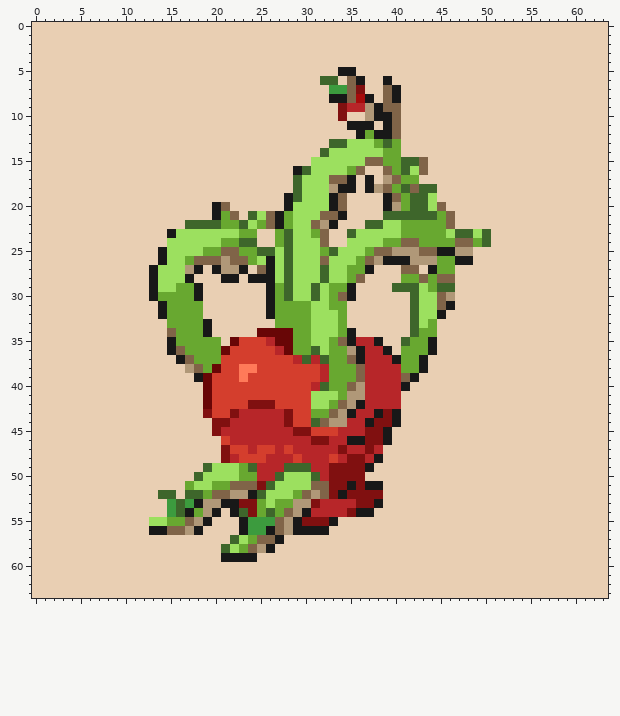
Pixel-art sprite -- graphics/pokemon/hydrapple/back.png. The picture above was drawn from the file before the commit.
The file is 64x64 pixels. Colours within 5 levels of each other are drawn and written as one.
After:
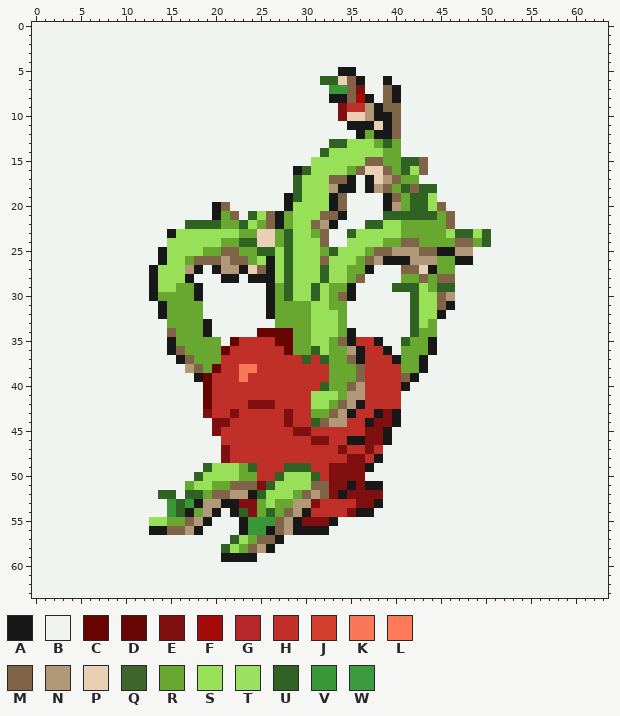
Palette (. is transparent): A #181818  B #f0f4f0  C #680400  D #680606  E #801010  F #a60b0b  G #b72629  H #c03028  J #d43e2d  K #f87858  L #ff7a59  M #806448  N #b09878  P #e9cfb3  Q #3e662b  R #68a830  S #98e058  T #9ce05f  U #306224  V #389838  W #3c9b3e
Difference:
Changed rows in their new state; - is an unchanged pixel.
first column x 0:
 0 BBBBBBBBBBBBBBBBBBBBBBBBBBBBBBBBBBBBBBBBBBBBBBBBBBBBBBBBBBBBBBBB
 1 BBBBBBBBBBBBBBBBBBBBBBBBBBBBBBBBBBBBBBBBBBBBBBBBBBBBBBBBBBBBBBBB
 2 BBBBBBBBBBBBBBBBBBBBBBBBBBBBBBBBBBBBBBBBBBBBBBBBBBBBBBBBBBBBBBBB
 3 BBBBBBBBBBBBBBBBBBBBBBBBBBBBBBBBBBBBBBBBBBBBBBBBBBBBBBBBBBBBBBBB
 4 BBBBBBBBBBBBBBBBBBBBBBBBBBBBBBBBBBBBBBBBBBBBBBBBBBBBBBBBBBBBBBBB
 5 BBBBBBBBBBBBBBBBBBBBBBBBBBBBBBBBBB--BBBBBBBBBBBBBBBBBBBBBBBBBBBB
 6 BBBBBBBBBBBBBBBBBBBBBBBBBBBBBBBBUU---BB-BBBBBBBBBBBBBBBBBBBBBBBB
 7 BBBBBBBBBBBBBBBBBBBBBBBBBBBBBBBBBVV--BB--BBBBBBBBBBBBBBBBBBBBBBB
 8 BBBBBBBBBBBBBBBBBBBBBBBBBBBBBBBBB-----B--BBBBBBBBBBBBBBBBBBBBBBB
 9 BBBBBBBBBBBBBBBBBBBBBBBBBBBBBBBBBB-HH----BBBBBBBBBBBBBBBBBBBBBBB
10 BBBBBBBBBBBBBBBBBBBBBBBBBBBBBBBBBB-------BBBBBBBBBBBBBBBBBBBBBBB
11 BBBBBBBBBBBBBBBBBBBBBBBBBBBBBBBBBBB------BBBBBBBBBBBBBBBBBBBBBBB
12 BBBBBBBBBBBBBBBBBBBBBBBBBBBBBBBBBBBB-----BBBBBBBBBBBBBBBBBBBBBBB
13 BBBBBBBBBBBBBBBBBBBBBBBBBBBBBBBBBUUSSS-U-BBBBBBBBBBBBBBBBBBBBBBB
14 BBBBBBBBBBBBBBBBBBBBBBBBBBBBBBBBUSSSSSS--BBBBBBBBBBBBBBBBBBBBBBB
15 BBBBBBBBBBBBBBBBBBBBBBBBBBBBBBBSSSSSS----UU-BBBBBBBBBBBBBBBBBBBB
16 BBBBBBBBBBBBBBBBBBBBBBBBBBBBB-USSSS------US-BBBBBBBBBBBBBBBBBBBB
17 BBBBBBBBBBBBBBBBBBBBBBBBBBBBBUSSS---B------BBBBBBBBBBBBBBBBBBBBB
18 BBBBBBBBBBBBBBBBBBBBBBBBBBBBBUSSS---B----U-UUBBBBBBBBBBBBBBBBBBB
19 BBBBBBBBBBBBBBBBBBBBBBBBBBBB-USSS--BBBB---UUSBBBBBBBBBBBBBBBBBBB
20 BBBBBBBBBBBBBBBBBBBB--BBBBBB-SSSS--BBBB---UUS-BBBBBBBBBBBBBBBBBB
21 BBBBBBBBBBBBBBBBBBBB---BUS---SSS---BBBBUUUUUU--BBBBBBBBBBBBBBBBB
22 BBBBBBBBBBBBBBBBBUUUU--US----SS---BBBUUSS------BBBBBBBBBBBBBBBBB
23 BBBBBBBBBBBBBBB-SSSSSSS-----USS--BBUSSSSS-----SUUSUBBBBBBBBBBBBB
24 BBBBBBBBBBBBBBBSSSSSS--UU---USSS-BBSSSS-----------UBBBBBBBBBBBBB
25 BBBBBBBBBBBBBB-SSSS------UUSUSSS-USSS------------BBBBBBBBBBBBBBB
26 BBBBBBBBBBBBBB-SS--------S-SUSSS-SSS-------------BBBBBBBBBBBBBBB
27 BBBBBBBBBBBBB-SSS--B-------SUSSSUSS---BBB------BBBBBBBBBBBBBBBBB
28 BBBBBBBBBBBBB-SSS-BBB--B---SUSSSUSS--BBBB------BBBBBBBBBBBBBBBBB
29 BBBBBBBBBBBBB-SS---BBBBBBB--USSUS---BBBBUUUS-UUBBBBBBBBBBBBBBBBB
30 BBBBBBBBBBBBB------BBBBBBB--USSUS---BBBBBBUSS--BBBBBBBBBBBBBBBBB
31 BBBBBBBBBBBBBB-----BBBBBBB-----SS--BBBBBBBUSS--BBBBBBBBBBBBBBBBB
32 BBBBBBBBBBBBBB-----BBBBBBB-----SSS-BBBBBBBUSS-BBBBBBBBBBBBBBBBBB
33 BBBBBBBBBBBBBBB-----BBBBBBB----SSS-BBBBBBBUS-BBBBBBBBBBBBBBBBBBB
34 BBBBBBBBBBBBBBB-----BBBBBCCCC--SSS--BBBBBBU--BBBBBBBBBBBBBBBBBBB
35 BBBBBBBBBBBBBBB------BCHHHHCC--SS---HH-BBU---BBBBBBBBBBBBBBBBBBB
36 BBBBBBBBBBBBBBB------CHHHHHHC--US----HH-B----BBBBBBBBBBBBBBBBBBB
37 BBBBBBBBBBBBBBBB-----HHHHHHHHHUHU----HHH----BBBBBBBBBBBBBBBBBBBB
38 BBBBBBBBBBBBBBBBB---CHHKKHHHHHHHH----HHHH---BBBBBBBBBBBBBBBBBBBB
39 BBBBBBBBBBBBBBBBBB-CHHHKHHHHHHHHH----HHHH--BBBBBBBBBBBBBBBBBBBBB
40 BBBBBBBBBBBBBBBBBBBCHHHHHHHHHHHHU----HHHH-BBBBBBBBBBBBBBBBBBBBBB
41 BBBBBBBBBBBBBBBBBBBCHHHHHHHHHHHSSS---HHHHBBBBBBBBBBBBBBBBBBBBBBB
42 BBBBBBBBBBBBBBBBBBBCHHHH---HHHHSS----HHHHBBBBBBBBBBBBBBBBBBBBBBB
43 BBBBBBBBBBBBBBBBBBB-HH-HHHHH-HH-----HH---BBBBBBBBBBBBBBBBBBBBBBB
44 BBBBBBBBBBBBBBBBBBBB--HHHHHH-HHU---HH----BBBBBBBBBBBBBBBBBBBBBBB
45 BBBBBBBBBBBBBBBBBBBB-HHHHHHHH--HHHHHH---BBBBBBBBBBBBBBBBBBBBBBBB
46 BBBBBBBBBBBBBBBBBBBBBHHHHHHHHHH--HH-----BBBBBBBBBBBBBBBBBBBBBBBB
47 BBBBBBBBBBBBBBBBBBBBB-HHHHHHHHHHHH-HH-HBBBBBBBBBBBBBBBBBBBBBBBBB
48 BBBBBBBBBBBBBBBBBBBBB-HHHHHHHHHHHHH--H-BBBBBBBBBBBBBBBBBBBBBBBBB
49 BBBBBBBBBBBBBBBBBBBUSSS-UHHHUUUHH-----BBBBBBBBBBBBBBBBBBBBBBBBBB
50 BBBBBBBBBBBBBBBBBBUSSSS--HHUSSSUH----BBBBBBBBBBBBBBBBBBBBBBBBBBB
51 BBBBBBBBBBBBBBBBB-SS------USSSS--------BBBBBBBBBBBBBBBBBBBBBBBBB
52 BBBBBBBBBBBBBBUUBUU------USSS----------BBBBBBBBBBBBBBBBBBBBBBBBB
53 BBBBBBBBBBBBBBBVUV--------S-----HHHH---BBBBBBBBBBBBBBBBBBBBBBBBB
54 BBBBBBBBBBBBBBBVU----B-U--U----HHHH---BBBBBBBBBBBBBBBBBBBBBBBBBB
55 BBBBBBBBBBBBBSS-----BBB-VVV-------BBBBBBBBBBBBBBBBBBBBBBBBBBBBBB
56 BBBBBBBBBBBBB------BBBB-VV-------BBBBBBBBBBBBBBBBBBBBBBBBBBBBBBB
57 BBBBBBBBBBBBBBBBBBBBBBUS----BBBBBBBBBBBBBBBBBBBBBBBBBBBBBBBBBBBB
58 BBBBBBBBBBBBBBBBBBBBBUS----BBBBBBBBBBBBBBBBBBBBBBBBBBBBBBBBBBBBB
59 BBBBBBBBBBBBBBBBBBBBB----BBBBBBBBBBBBBBBBBBBBBBBBBBBBBBBBBBBBBBB
60 BBBBBBBBBBBBBBBBBBBBBBBBBBBBBBBBBBBBBBBBBBBBBBBBBBBBBBBBBBBBBBBB
61 BBBBBBBBBBBBBBBBBBBBBBBBBBBBBBBBBBBBBBBBBBBBBBBBBBBBBBBBBBBBBBBB
62 BBBBBBBBBBBBBBBBBBBBBBBBBBBBBBBBBBBBBBBBBBBBBBBBBBBBBBBBBBBBBBBB
63 BBBBBBBBBBBBBBBBBBBBBBBBBBBBBBBBBBBBBBBBBBBBBBBBBBBBBBBBBBBBBBBB
